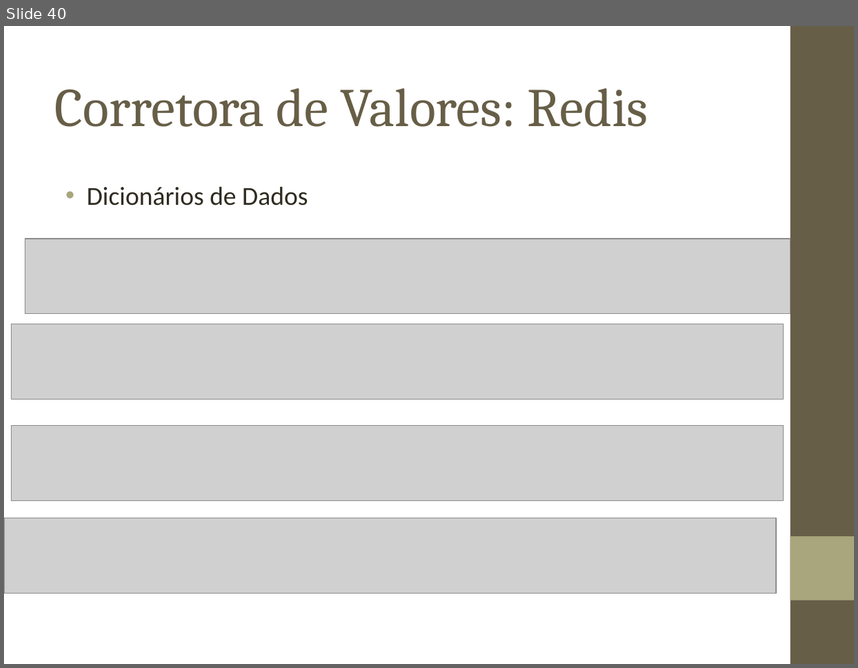
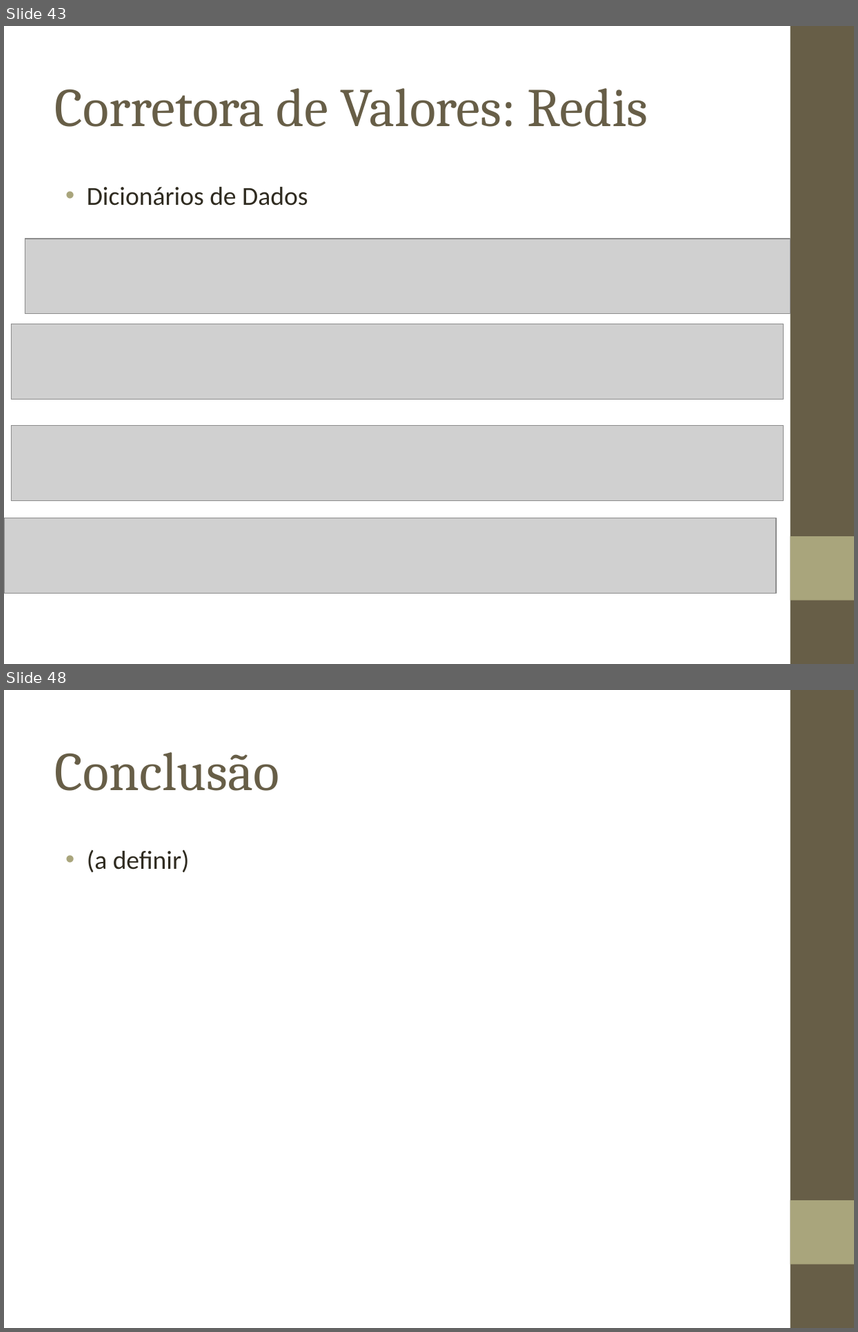
Before and after one commit to biacpaixao/Projeto_Final, a slide deck: apresentacao_projeto_final.ppt. Shown one above the other, each under a label of ours: slide 40 before the commit, slides 43 and 48 after it; the slides between them are not shown. The pictures are 858x668 and 858x1332 pixels, drawn with LibreOffice and Linux fonts; fonts in the diff are those of the drawing; grey boxes stand for pictures; background and template pictures are left out. Boxes give left, top, right and bottom in pixels: in the first picture for what was removed or moved away, otherwise in the second. Text is boxed around its words. In the diff, an @@ line names an element or a change of style, - is before the commit and + after.

```diff
--- a/apresentacao_projeto_final.ppt
+++ b/apresentacao_projeto_final.ppt
@@ slide 48 added at [4,690,854,1328], background picture (left out); not listed: 2 template elements that a slide beside it also shows @@
@@ title added at [55,752,279,791], 46 pt, text #675E47 @@
+Conclusão
@@ text added at [87,849,190,872], 22 pt, text #2F2B20 @@
+• (a definir)
@@ what was slide 40 is now slide 43 @@
```
Also in this commit, not shown: 5 slides changed, 6 other slides added, 1 slide removed, 4 other files.
